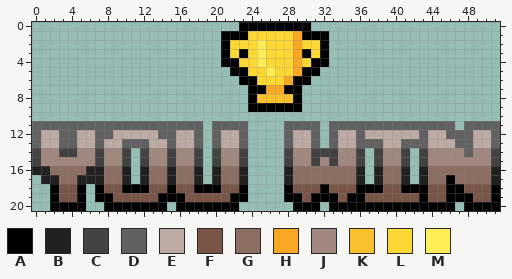
Pixel-art sprite, stored at assets/images/win.png. That is the earlier state.
The file is 52x21 pixels.
Palette (. is transparent): A #000000  B #212121  C #424242  D #616161  E #bcaaa4  F #795548  G #8d6e63  H #f9a825  J #a1887f  K #fbc02d  L #fdd835  M #ffee58
The same view after the edit:
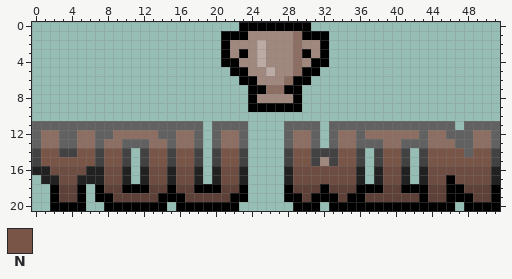
Colours new in this view: N #795548
The exact change:
colour E: #bcaaa4 -> #8d6e63
colour F: #795548 -> #5d4037
colour G: #8d6e63 -> #6d4c41
colour M: #ffee58 -> #bcaaa4
Changed rows in their new state; - is a pixel that keeps its letter.
first column x 22:
 1 --JJJJJE--
 2 JJJ-JJJEJJ
 3 J-J-JJJE-J
 4 -JJ-JJJEJ-
 5 --JJ-JJE--
 6 ---JJJE---
 7 ----EE----
 8 ---JJJJ---
first column x 1:
14 NN--NN-NN---NN-NN---NN------NN---NN---NN---NNNN-NN
15 NNNNNN-NN---NN-NN---NN------NN---NN---NN---NNNNNNN
Boxes around the changes in both pictures, in picture pixels (x1, y1, x2, y2):
changed: (230, 31, 320, 103)
changed: (41, 130, 239, 202)
changed: (293, 130, 491, 202)
